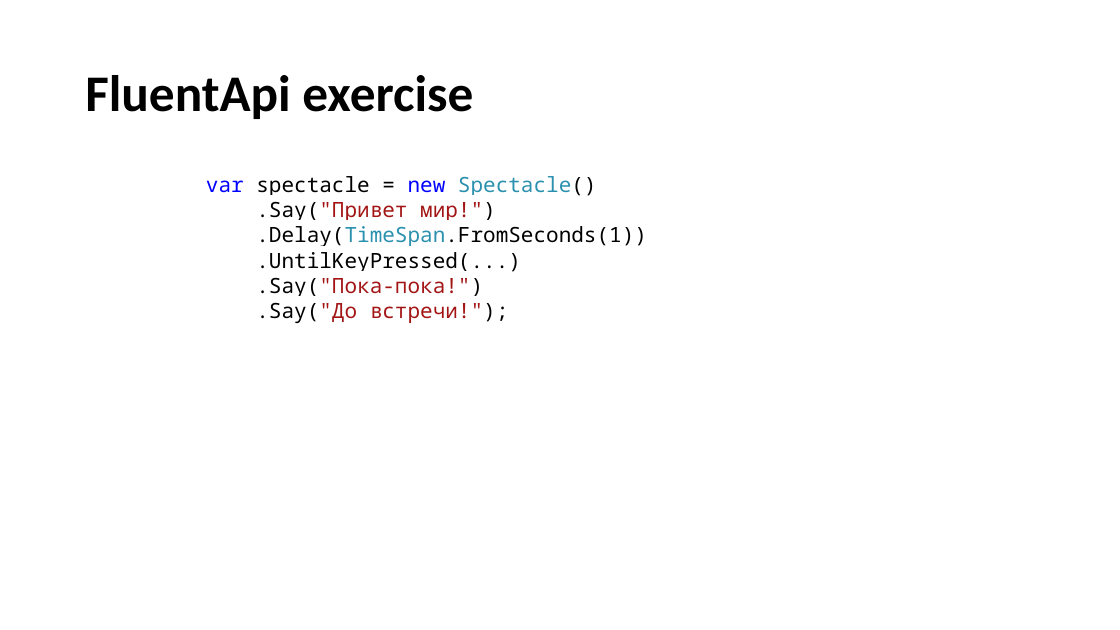
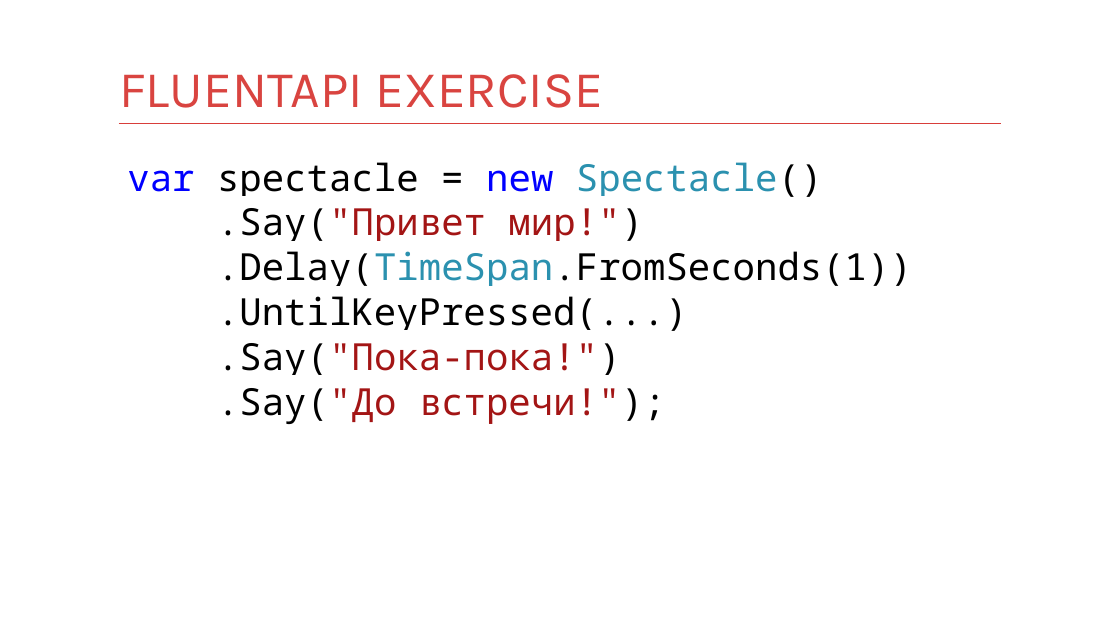
Before and after one commit to kontur-courses/fluent-api, a slide deck: slide 18 of fluent-api.pptx (slide 17 before the commit). Drawn at 1120x630 pixels with LibreOffice and Linux fonts; fonts in the diff are those of the drawing. Boxes give left, top, right and bottom in pixels: in the first picture for what was removed or moved away, otherwise in the second. Text is boxed around its words. In the diff, an @@ line names an element or a change of style, - is before the commit and + after.

```diff
--- a/fluent-api.pptx
+++ b/fluent-api.pptx
@@ title "FLUENTAPI EXERCISE" at box(119, 74, 603, 108): vertical alignment middle to bottom @@
@@ title at box(119, 74, 603, 108): text changed; font Calibri to Karla; text colour #000000 to #D94440; bold off @@
-FluentApi exercise
+FLUENTAPI EXERCISE
@@ line added from (119, 124) to (1002, 124), #D83F3B 1 pt @@
@@ text at box(127, 162, 912, 424): text changed; size 18 to 32 pt @@
-var spectacle = new Spectacle()
-.Say("Привет мир!")
-.Delay(TimeSpan.FromSeconds(1))
-.UntilKeyPressed(...)
-.Say("Пока-пока!")
-.Say("До встречи!");
+var spectacle = new Spectacle()
+.Say("Привет мир!")
+.Delay(TimeSpan.FromSeconds(1))
+.UntilKeyPressed(...)
+.Say("Пока-пока!")
+.Say("До встречи!");
```
Also in this commit, not shown: 29 other slides changed, 6 slides added.
